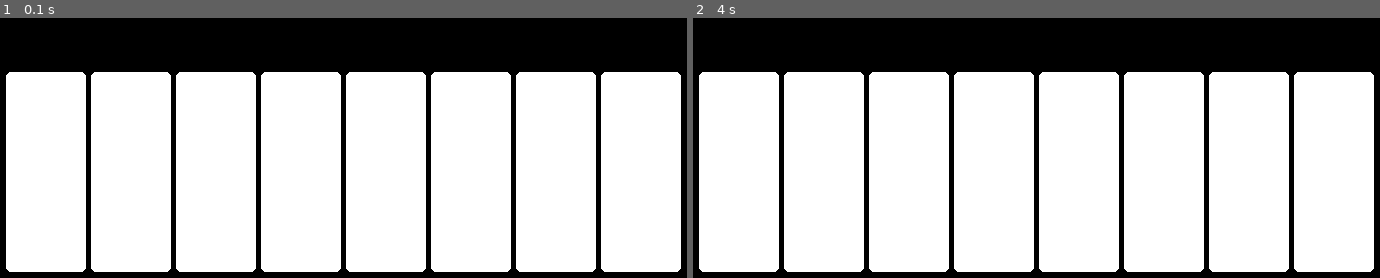
Above: before the commit, frames 1-2 (left to right).
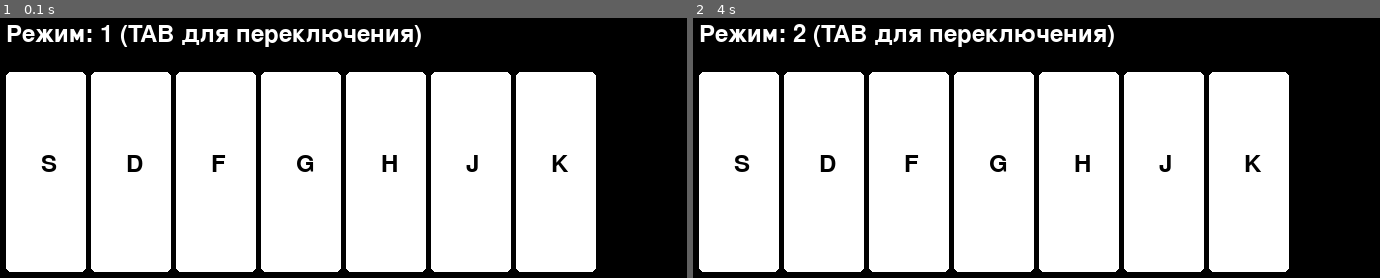
Above: after the commit, the same moments.

Repository: Barnaeva/virtual_piano
Game: pygame game, started from pygame_temp.py
Two runs of this game, one before a commit and one after it. Both use one fixed random seed, a clock stepped at 60 frames per second and the inputs below.
Inputs:
- Up to frame 1 (0.1 s): no input
- Up to frame 2 (4 s): hold Tab 0.33-0.8 s; hold D 0.33-0.8 s; tap F at 0.83 s; tap Tab at 1.17, 3.67 s; tap G at 2 s; tap H at 2.33 s; hold J 3.17-3.63 s; hold S 3.17-3.63 s

The runs differ from the first frame. In frame 1, 11% of the frame differs, in the area x 1-100%, y 2-98%; in frame 2, 11%.

Commit message:
добавила второй режим

Diff:
--- a/pygame_temp.py
+++ b/pygame_temp.py
@@ -1,6 +1,4 @@
-# Pygame шаблон - скелет для нового проекта Pygame
 import pygame
-import random
 
 WIDTH = 800
 HEIGHT = 400
@@ -11,55 +9,99 @@
 RED = (255, 0, 0)
 GREEN = (0, 255, 0)
 BLUE = (0, 0, 255)
+GRAY = (128, 128, 128)
 
 pygame.init()
 pygame.mixer.init()
 screen = pygame.display.set_mode((WIDTH, HEIGHT))
-pygame.display.set_caption("My Game")
+pygame.display.set_caption("Мое пианино - Режим: Октава 1")
 clock = pygame.time.Clock()
 
-sounds = {
-    'S': pygame.mixer.Sound("sounds/do.wav"),
-    'D': pygame.mixer.Sound("sounds/re.wav"),
-    'F': pygame.mixer.Sound("sounds/mi.wav"),
-    'G': pygame.mixer.Sound("sounds/fa.wav"),
-    'H': pygame.mixer.Sound("sounds/salt.wav"),
-    'J': pygame.mixer.Sound("sounds/la.wav"),
-    'K': pygame.mixer.Sound("sounds/c.wav"),
-    'L': pygame.mixer.Sound("sounds/do2.wav")
+# Разные наборы звуков (режимы)
+sound_modes = {
+    "1": {
+        'S': pygame.mixer.Sound("sounds/grandpiano/do.wav"),
+        'D': pygame.mixer.Sound("sounds/grandpiano/re.wav"),
+        'F': pygame.mixer.Sound("sounds/grandpiano/mi.wav"),
+        'G': pygame.mixer.Sound("sounds/grandpiano/fa.wav"),
+        'H': pygame.mixer.Sound("sounds/grandpiano/salt.wav"),
+        'J': pygame.mixer.Sound("sounds/grandpiano/la.wav"),
+        'K': pygame.mixer.Sound("sounds/grandpiano/si.wav")
+    },
+    "2": {
+        'S': pygame.mixer.Sound("sounds/piano/do.wav"),
+        'D': pygame.mixer.Sound("sounds/piano/re.wav"),
+        'F': pygame.mixer.Sound("sounds/piano/mi.wav"),
+        'G': pygame.mixer.Sound("sounds/piano/fa.wav"),
+        'H': pygame.mixer.Sound("sounds/piano/salt.wav"),
+        'J': pygame.mixer.Sound("sounds/piano/la.wav"),
+        'K': pygame.mixer.Sound("sounds/piano/si.wav")
+    }
 }
+
+# Текущий режим
+current_mode = "1"
+current_sounds = sound_modes[current_mode]
+
+# Количество клавиш (может меняться в зависимости от режима)
+key_count = 7  # для вашего текущего набора
 
 # Цикл игры
 running = True
 while running:
     clock.tick(FPS)
-    white_keys = 8
 
     for event in pygame.event.get():
-        if event.type == pygame.KEYDOWN:
-            if event.key == pygame.K_s:  # клавиша A
-                sounds['S'].play()
-            elif event.key == pygame.K_d:
-                sounds['D'].play()
-            elif event.key == pygame.K_f:
-                sounds['F'].play()
-            elif event.key == pygame.K_g:
-                sounds['G'].play()
-            elif event.key == pygame.K_h:
-                sounds['H'].play()
-            elif event.key == pygame.K_j:
-                sounds['J'].play()
-            elif event.key == pygame.K_k:
-                sounds['K'].play()
-            elif event.key == pygame.K_l:
-                sounds['L'].play()
         if event.type == pygame.QUIT:
             running = False
 
+        elif event.type == pygame.KEYDOWN:
+            # Переключение режимов по клавише TAB
+            if event.key == pygame.K_TAB:
+                if current_mode == "1":
+                    current_mode = "2"
+                else:
+                    current_mode = "1"
+
+                current_sounds = sound_modes[current_mode]
+                pygame.display.set_caption(f"Мое пианино - Режим: {current_mode}")
+                print(f"Переключено на: {current_mode}")
+
+            # Воспроизведение нот
+            match event.key:
+                case pygame.K_s:
+                    current_sounds['S'].play()
+                case pygame.K_d:
+                    current_sounds['D'].play()
+                case pygame.K_f:
+                    current_sounds['F'].play()
+                case pygame.K_g:
+                    current_sounds['G'].play()
+                case pygame.K_h:
+                    current_sounds['H'].play()
+                case pygame.K_j:
+                    current_sounds['J'].play()
+                case pygame.K_k:
+                    current_sounds['K'].play()
+
+    # Отрисовка
     screen.fill(BLACK)
 
-    for i in range(white_keys):
-        pygame.draw.rect(screen, WHITE,(50 + i * 85, 100, 80, 200), 0, 5)
+    # Рисуем белые клавиши
+    for i in range(key_count):
+        pygame.draw.rect(screen, WHITE, (50 + i * 85, 100, 80, 200), 0, 5)
+
+    # Отображаем текущий режим на экране
+    font = pygame.font.Font(None, 36)
+    mode_text = font.render(f"Режим: {current_mode} (TAB для переключения)", True, WHITE)
+    screen.blit(mode_text, (50, 50))
+
+    # Подписи клавиш
+    key_labels = ['S', 'D', 'F', 'G', 'H', 'J', 'K']
+    for i, label in enumerate(key_labels):
+        key_text = font.render(label, True, BLACK)
+        screen.blit(key_text, (85 + i * 85, 180))
+
     pygame.display.flip()
 
 pygame.quit()
Not shown, added: sounds/grandpiano/do.wav
Not shown, added: sounds/grandpiano/fa.wav
Not shown, added: sounds/grandpiano/la.wav
Not shown, added: sounds/grandpiano/mi.wav
Not shown, added: sounds/grandpiano/re.wav
Not shown, added: sounds/grandpiano/salt.wav
Not shown, added: sounds/grandpiano/si.wav
Not shown, added: sounds/piano/do.wav
Not shown, added: sounds/piano/do2.wav
Not shown, added: sounds/piano/fa.wav
Not shown, added: sounds/piano/la.wav
Not shown, added: sounds/piano/mi.wav
(and 3 more such lines)
